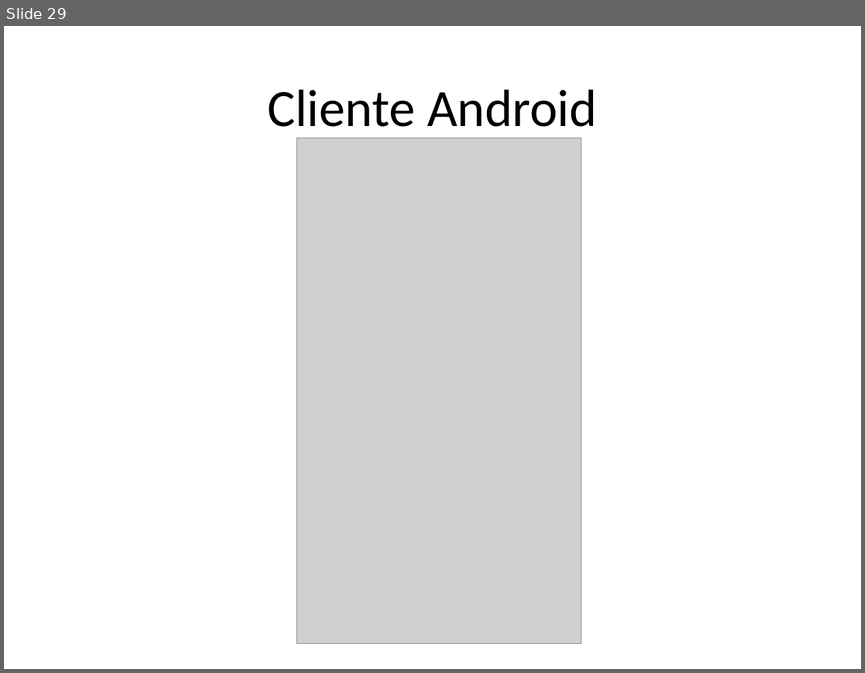
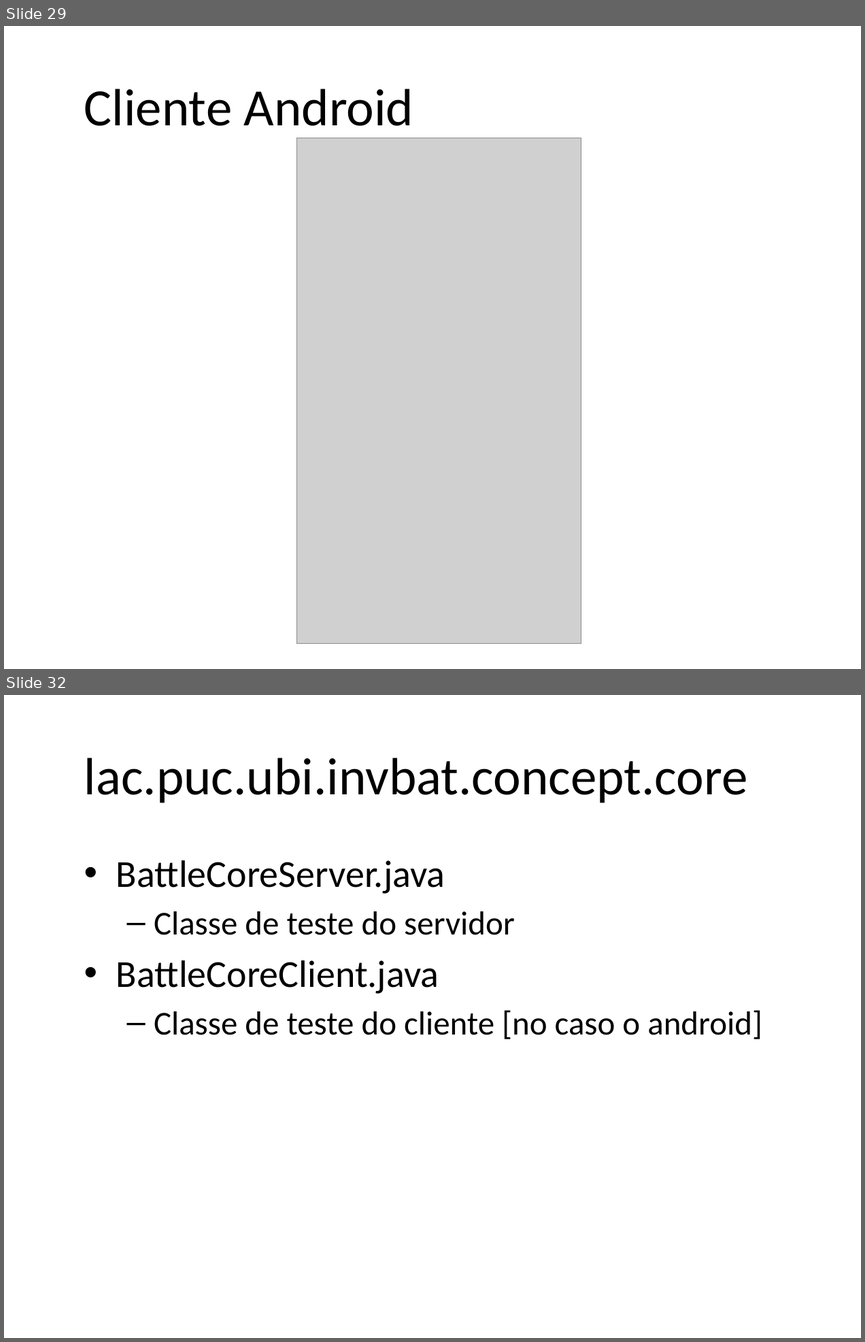
Before and after one commit to stockrt/InvisibleBattlefields, a slide deck: Documents/apresentacao.pptx. Shown one above the other, each under a label of ours: slide 29 before the commit, slides 29 and 32 after it; the slides between them are not shown. The pictures are 865x673 and 865x1342 pixels, drawn with LibreOffice and Linux fonts; fonts in the diff are those of the drawing; grey boxes stand for pictures; background and template pictures are left out. Boxes give left, top, right and bottom in pixels: in the first picture for what was removed or moved away, otherwise in the second. Text is boxed around its words. In the diff, an @@ line names an element or a change of style, - is before the commit and + after.

```diff
--- a/Documents/apresentacao.pptx
+++ b/Documents/apresentacao.pptx
@@ slide 32 added at [4,695,861,1338], background picture (left out) @@
@@ title added at [84,758,748,803], 44 pt, text #000000 @@
+lac.puc.ubi.invbat.concept.core
@@ text added at [116,860,762,1039], 28 pt, text #000000 @@
+• BattleCoreServer.java
+  – Classe de teste do servidor
+• BattleCoreClient.java
+  – Classe de teste do cliente [no caso o android]
@@ slide 29 changed as well @@
@@ title "Cliente Android": place and size @@
-title "Cliente Android" at [267,89,597,138]
+title "Cliente Android" at [84,89,414,126]
@@ title "Cliente Android" at [84,89,414,126]: alignment centre to left @@
```
Also in this commit, not shown: 28 other slides changed, 4 other slides added, 1 slide removed.
